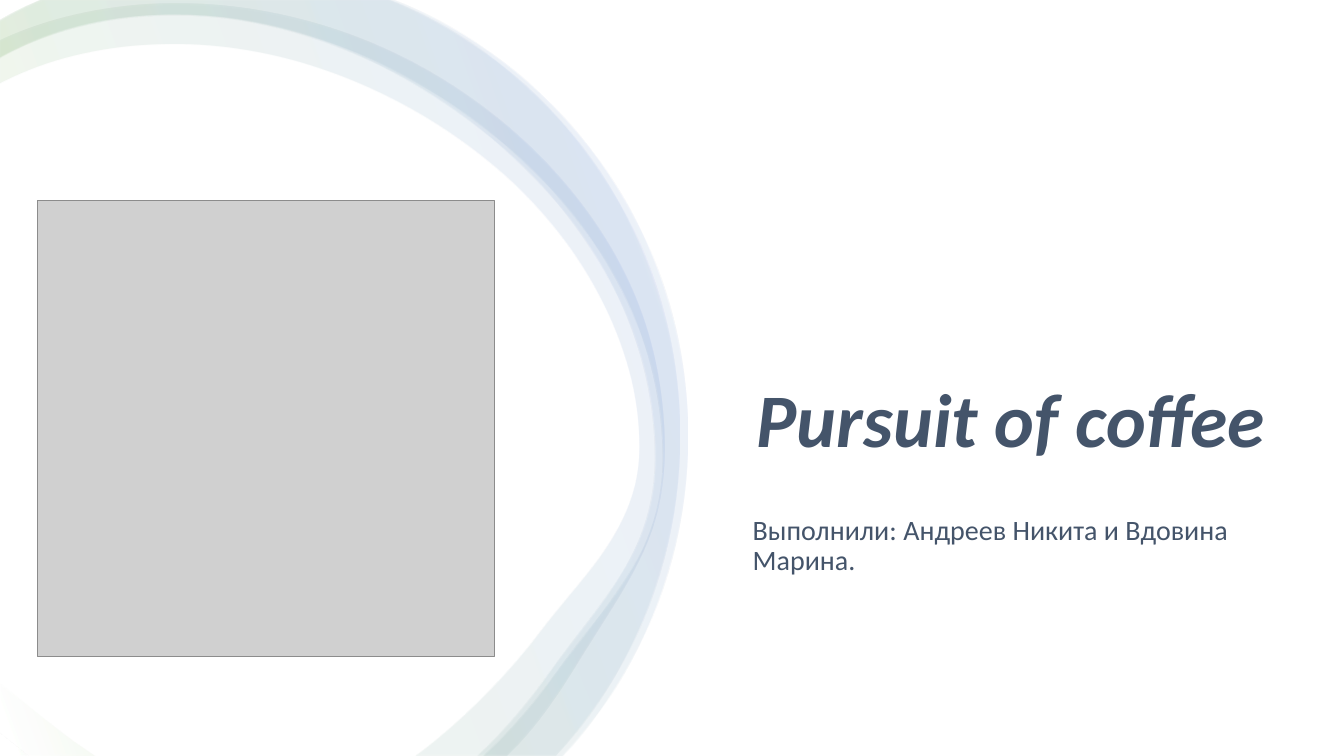
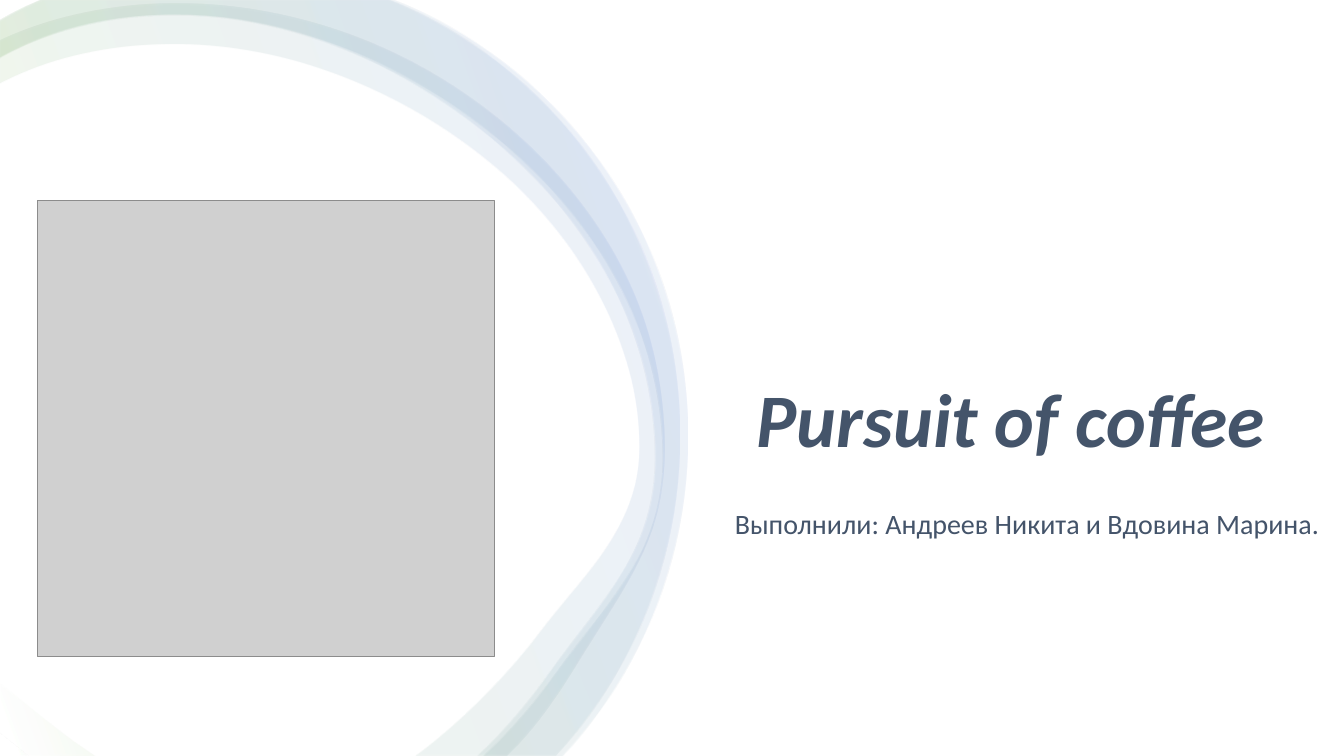
Before and after one commit to marivavd/pursuit-of-coffee, a slide deck: slide 1 of pursuit_of_coffee.pptx. Drawn at 1344x756 pixels with LibreOffice and Linux fonts; fonts in the diff are those of the drawing; grey boxes stand for pictures. Boxes give left, top, right and bottom in pixels: in the first picture for what was removed or moved away, otherwise in the second. Text is boxed around its words. In the diff, an @@ line names an element or a change of style, - is before the commit and + after.

```diff
--- a/pursuit_of_coffee.pptx
+++ b/pursuit_of_coffee.pptx
@@ subtitle "Выполнили: Андреев Никита и Вдовина ..." rewrapped from bbox=[753, 522, 1227, 575] to bbox=[735, 516, 1319, 539] @@
```
Also in this commit, not shown: 5 other slides changed, 1 slide added.
